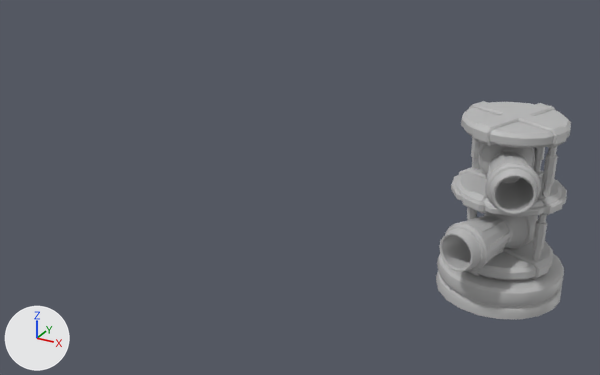
The FBX model ArtAsset/3D/Assets/Double canon/fbx/SM_Double_canon_lvl_2_TD_v1.fbx: old version first, new version second.
Both versions are drawn from a 50 mm camera at (0.103, -0.428, 0.248) aimed at (-0.129, -0.007, 0.038). Every picture has the same lights, and +X, +Y and +Z are marked at lower left. Where no turn or scale is listed for an object, it has been applied to the vertices.
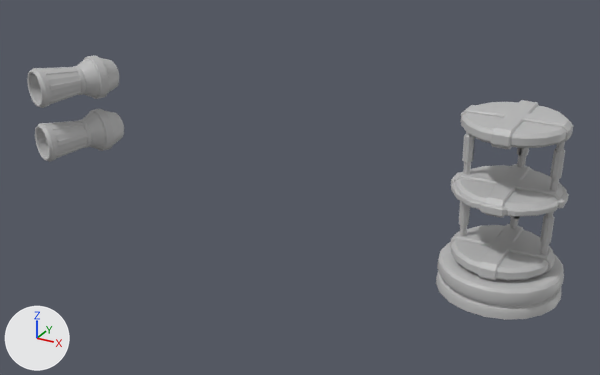
Commit message: MODIFY double canon all files

ob_sm_double_canon_lvl_2_td_v1 is not drawn itself; it is the parent of ob_pcylinder9, ob_pcylinder1, ob_pcylinder5, ob_pcylinder6, ob_pcylinder3, ob_pcylinder7, ob_pcylinder8.

Pixel boxes (x1, y1, x2, y2) of what changed, in the pictures (600 x 375 px):
'pCylinder9', turned
    before: (436, 254, 564, 320)
    after: (436, 242, 564, 320)
'pCylinder3', turned
    before: (451, 167, 567, 217)
    after: (451, 164, 569, 218)
'pCylinder1', turned
    before: (467, 237, 553, 280)
    after: (450, 224, 555, 281)
'pCylinder5', turned
    before: (461, 101, 571, 148)
    after: (460, 100, 573, 149)
'pCylinder2', deleted
    before: (439, 212, 538, 272)
'pCylinder4', deleted
    before: (478, 143, 541, 214)
'pasted__pCylinder56', added
    after: (27, 55, 119, 108)
'pasted__pCylinder2', added
    after: (35, 109, 124, 162)
'pCylinder7', turned
    before: (533, 146, 558, 260)
    after: (540, 142, 565, 254)
'pCylinder8', turned
    before: (467, 136, 482, 220)
    after: (459, 132, 475, 236)
'pCylinder6', turned
    before: (533, 147, 545, 172)
    after: (510, 148, 529, 229)

Diff of the bpy script that builds the scene:
```diff
--- a/ArtAsset/3D/Assets/Double canon/fbx/SM_Double_canon_lvl_2_TD_v1.fbx.py
+++ b/ArtAsset/3D/Assets/Double canon/fbx/SM_Double_canon_lvl_2_TD_v1.fbx.py
@@ me_mesh_008_1 @@
+me_mesh_008_1.from_pydata(...)  # 678 vertices, 682 faces; spans x -0.0276..0.0161, y -0.0436..0.0189, z -0.0141..0.0161
+me_mesh_008_1.materials.append(mat_lambert1)  # grey #bcbcbc
@@ me_mesh_007_1 @@
+me_mesh_007_1.from_pydata(...)  # 678 vertices, 682 faces; spans x -0.0276..0.0161, y -0.0436..0.0189, z -0.0141..0.0161
+me_mesh_007_1.materials.append(mat_lambert1)  # grey #bcbcbc
@@ ob_sm_double_canon_lvl_2_td_v1 @@
 ob_sm_double_canon_lvl_2_td_v1.location = (-0.000012, -0.00155, 0.0)
-ob_sm_double_canon_lvl_2_td_v1.rotation_euler = (1.571, 0.0, 0.0)  # degrees (90, 0, 0)
+ob_sm_double_canon_lvl_2_td_v1.rotation_euler = (1.571, 0.0, 0.396)  # degrees (90, 0, 23)
 ob_sm_double_canon_lvl_2_td_v1.scale = (0.01, 0.01, 0.01)
@@ ob_pcylinder4 @@
-ob_pcylinder4 = bpy.data.objects.new('pCylinder4', me_mesh_005)
-ob_pcylinder4.location = (0.003, -0.0179, 0.0804)
@@ ob_pcylinder2 @@
-ob_pcylinder2 = bpy.data.objects.new('pCylinder2', me_mesh_001)
-ob_pcylinder2.location = (-0.0025, -0.0181, 0.0418)
@@ ob_pasted__pcylinder56 @@
+ob_pasted__pcylinder56 = bpy.data.objects.new('pasted__pCylinder56', me_mesh_008_1)
+ob_pasted__pcylinder56.location = (-0.3, 0.0, 0.0826)
@@ ob_pasted__pcylinder2 @@
+ob_pasted__pcylinder2 = bpy.data.objects.new('pasted__pCylinder2', me_mesh_007_1)
+ob_pasted__pcylinder2.location = (-0.3, 0.0, 0.0433)
```
